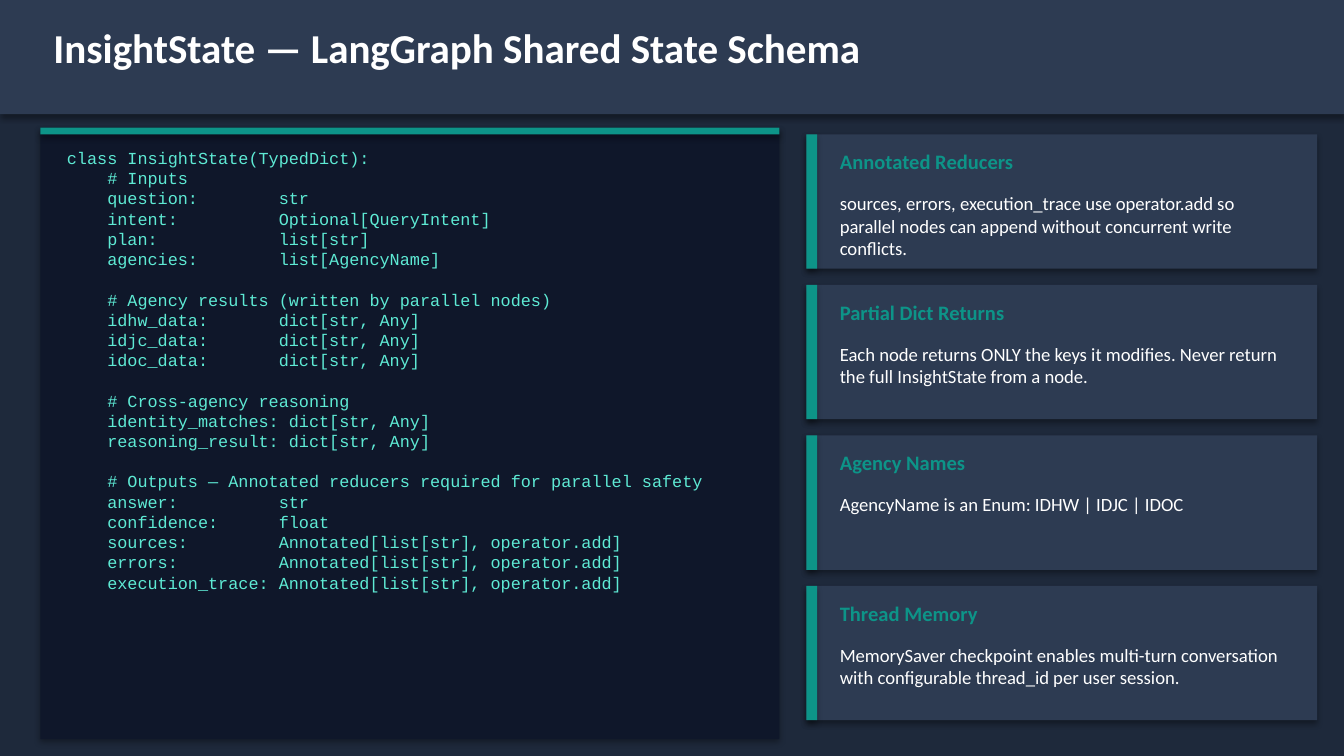
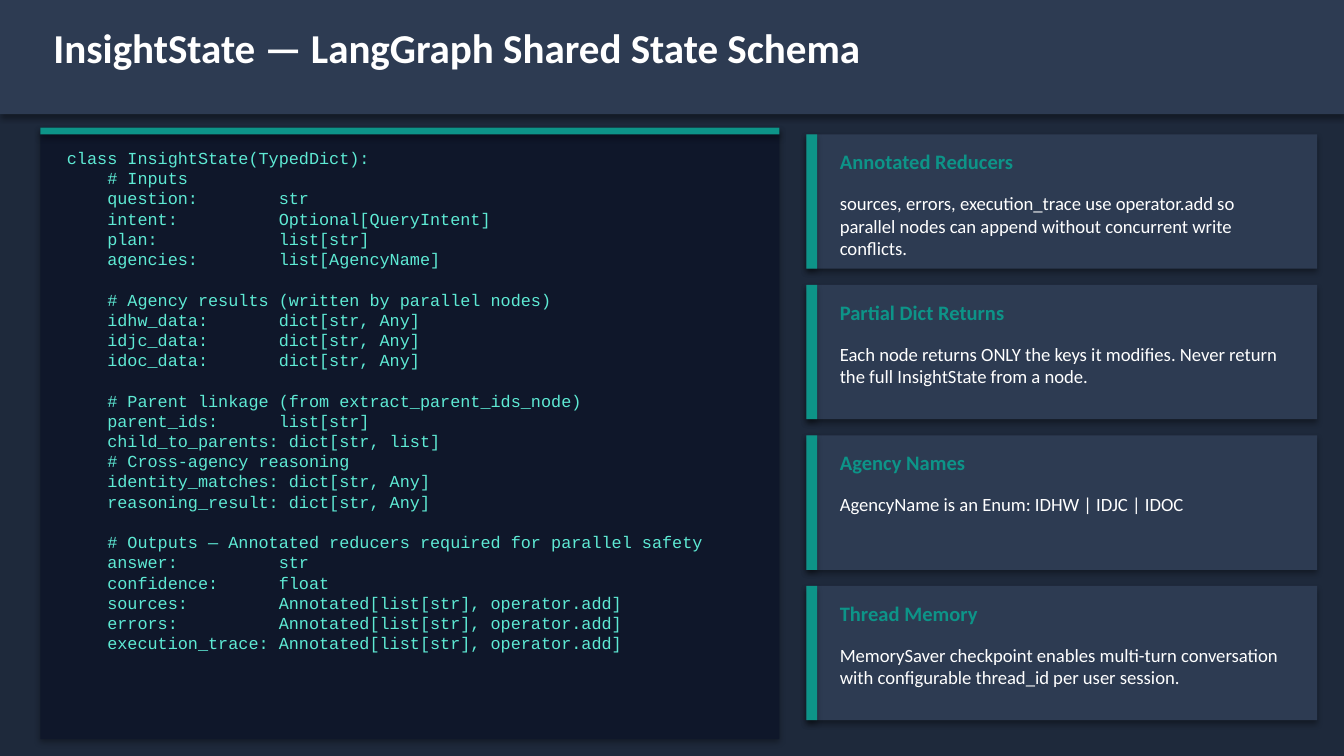
Before and after one commit to mtmowery/SCO-Federated-Swarm, a slide deck: slide 4 of docs/Idaho_AI_Technical_Deck.pptx. Drawn at 1344x756 pixels with LibreOffice and Linux fonts; fonts in the diff are those of the drawing. Boxes give left, top, right and bottom in pixels: in the first picture for what was removed or moved away, otherwise in the second. Text is boxed around its words. In the diff, an @@ line names an element or a change of style, - is before the commit and + after.

```diff
--- a/docs/Idaho_AI_Technical_Deck.pptx
+++ b/docs/Idaho_AI_Technical_Deck.pptx
@@ text at bbox=[107, 395, 581, 471]: text changed @@
-# Cross-agency reasoning
+# Parent linkage (from extract_parent_ids_node)
+parent_ids: list[str]
+child_to_parents: dict[str, list]
+# Cross-agency reasoning
```
Also in this commit, not shown: 7 other slides changed, 1 slide removed, 35 other files.
